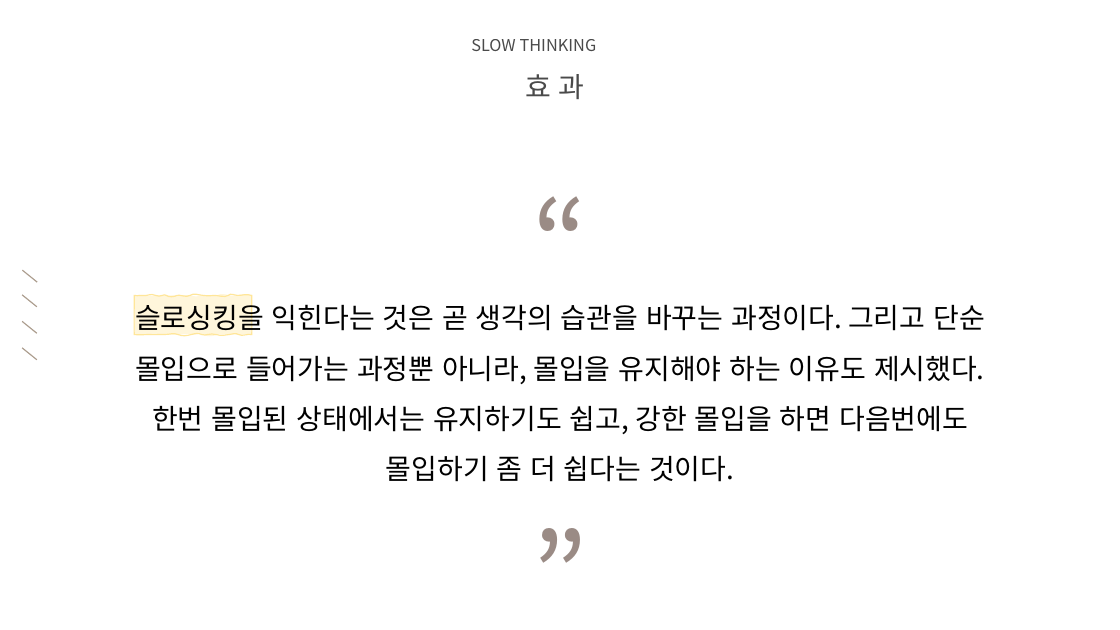
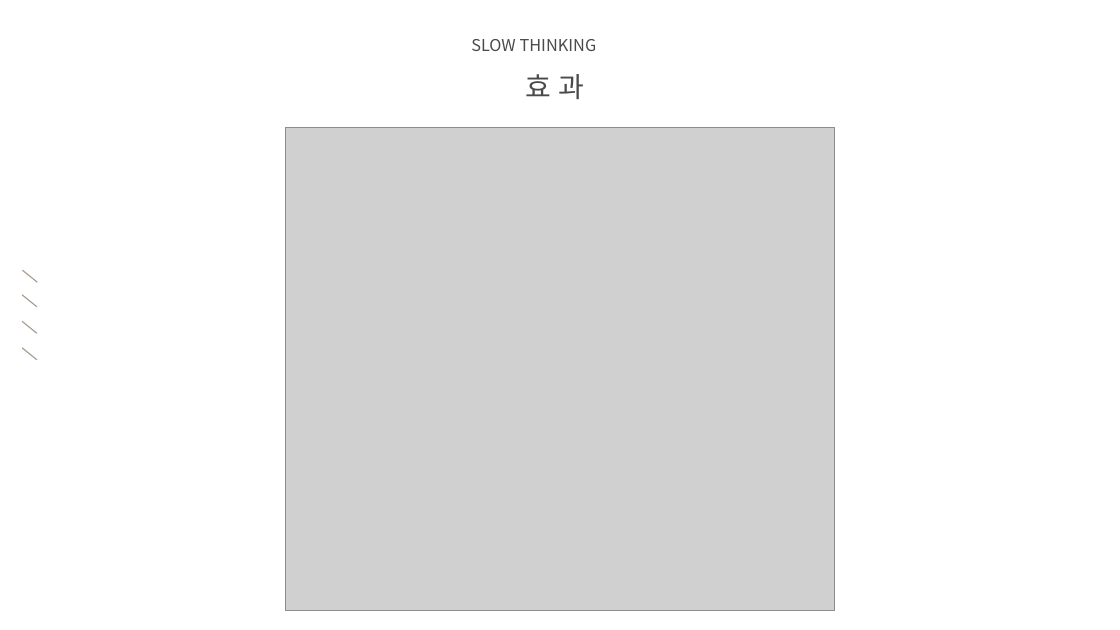
Before and after one commit to audgks5551/ppt, a slide deck: slide 7 of 2조.pptx. Drawn at 1120x630 pixels with LibreOffice and Linux fonts; fonts in the diff are those of the drawing; grey boxes stand for pictures; background and template pictures are left out. Boxes give left, top, right and bottom in pixels: in the first picture for what was removed or moved away, otherwise in the second. Text is boxed around its words. In the diff, an @@ line names an element or a change of style, - is before the commit and + after.

Commit message:
슬로싱킹 수정3

```diff
--- a/2조.pptx
+++ b/2조.pptx
@@ picture added at <box>286,128,835,611</box> @@
@@ text removed at <box>497,167,623,315</box> @@
-“
@@ freeform shape removed at <box>134,296,252,335</box> @@
@@ text removed at <box>135,300,985,482</box> @@
-슬로싱킹을 익힌다는 것은 곧 생각의 습관을 바꾸는 과정이다. 그리고 단순 몰입으로 들어가는 과정뿐 아니라, 몰입을 유지해야 하는 이유도 제시했다. 한번 몰입된 상태에서는 유지하기도 쉽고, 강한 몰입을 하면 다음번에도 몰입하기 좀 더 쉽다는 것이다.
@@ text removed at <box>493,499,627,630</box> @@
-”
```
Also in this commit, not shown: 2 other slides changed, 1 slide added, 1 slide removed.
